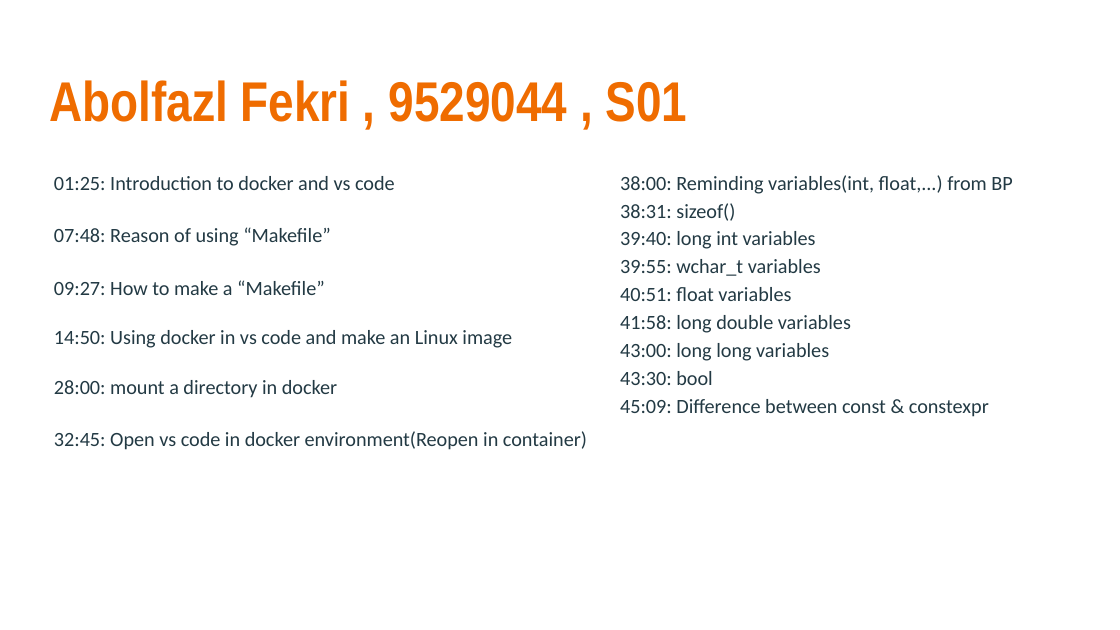
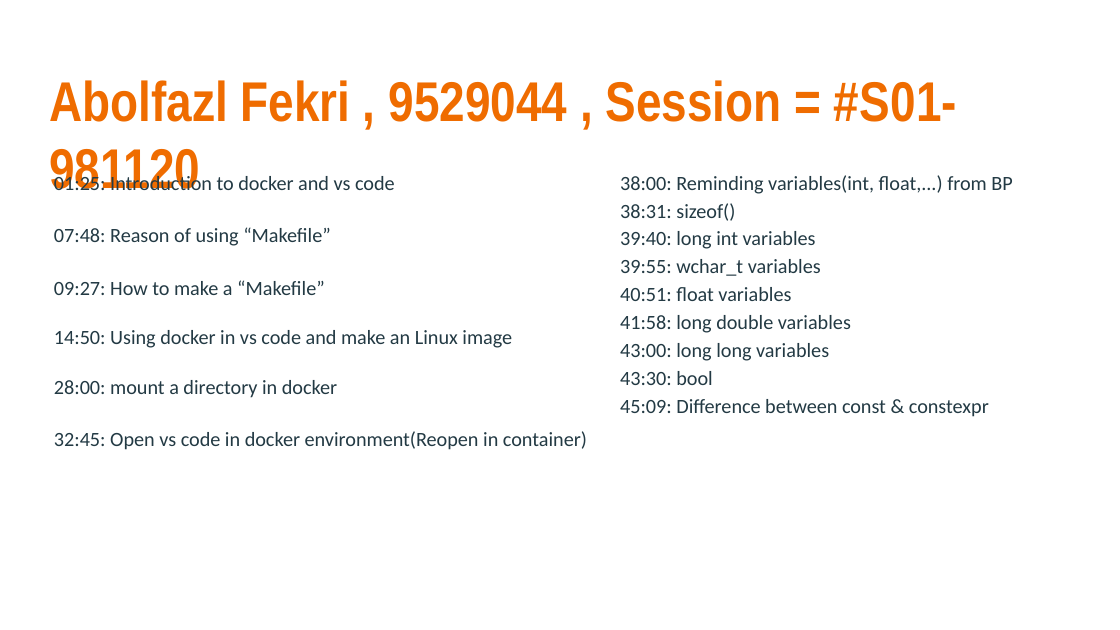
Before and after one commit to EE-AUT/Media-player, a slide deck: slide 2 of Tags/AP.pptx. Drawn at 1120x630 pixels with LibreOffice and Linux fonts; fonts in the diff are those of the drawing. Boxes give left, top, right and bottom in pixels: in the first picture for what was removed or moved away, otherwise in the second. Text is boxed around its words. In the diff, an @@ line names an element or a change of style, - is before the commit and + after.

```diff
--- a/Tags/AP.pptx
+++ b/Tags/AP.pptx
@@ title at bbox=[49, 80, 957, 190]: text changed @@
-Abolfazl Fekri , 9529044 , S01
+Abolfazl Fekri , 9529044 , Session = #S01-981120
```
Also in this commit, not shown: 19 other slides changed, 27 other files.
